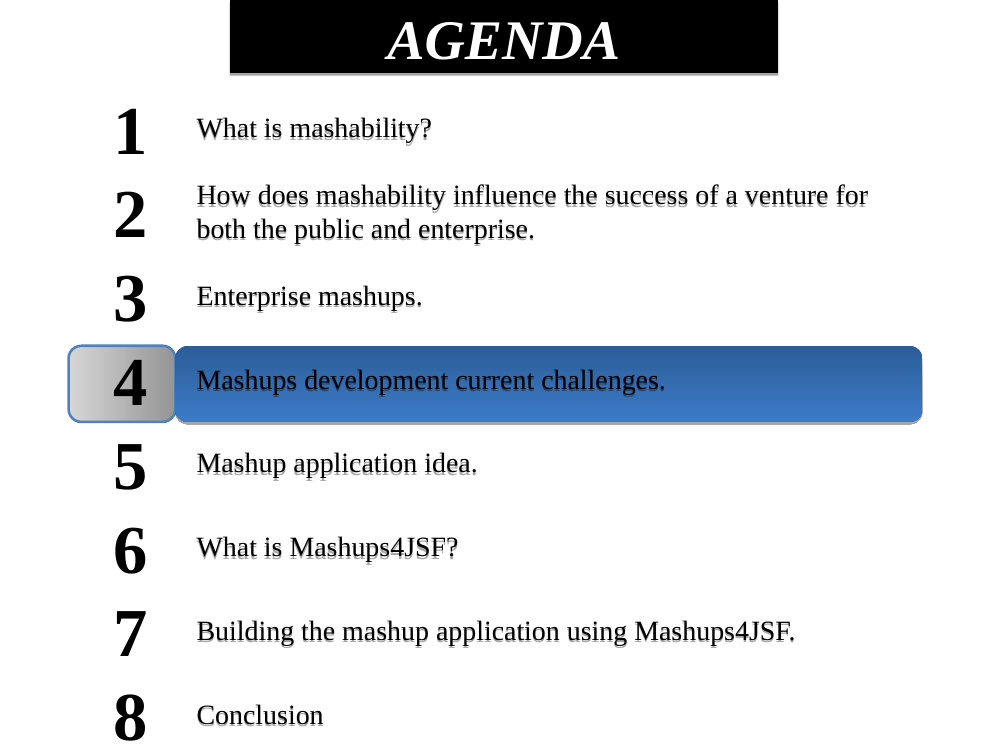
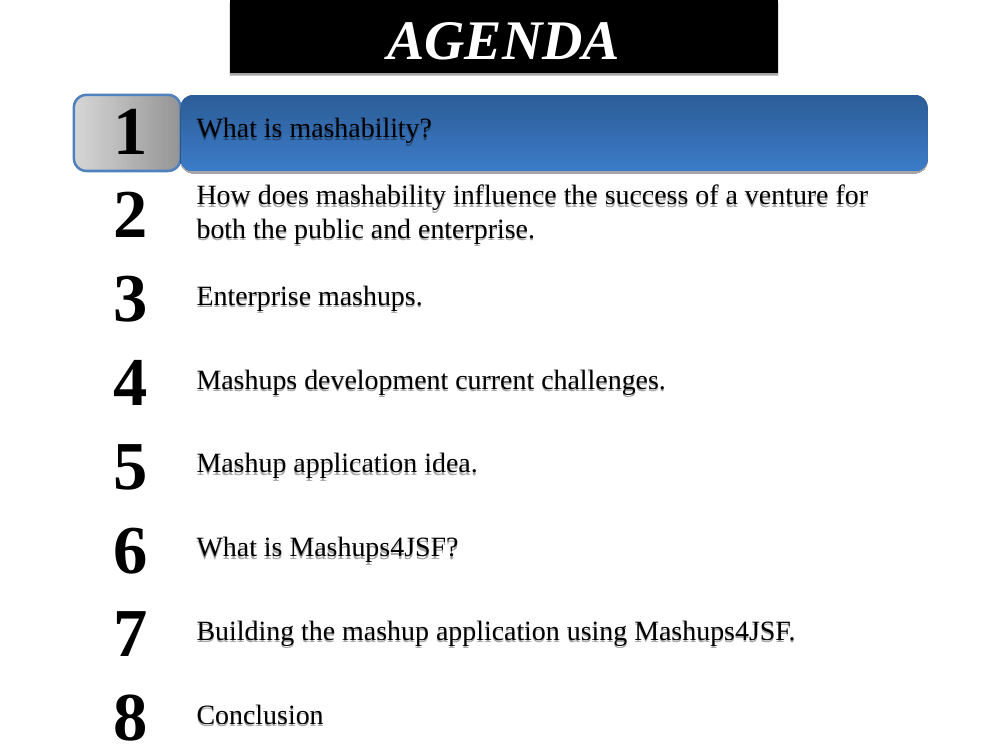
Before and after one commit to demo007/mashups4jsf, a slide deck: slide 7 of overview-architecture/JavaOne-2010/S314070_BURNS_SALEH_MASHUPS.odp (slide 12 before the commit). Drawn at 1008x756 pixels with LibreOffice and Linux fonts; fonts in the diff are those of the drawing. Boxes give left, top, right and bottom in pixels: in the first picture for what was removed or moved away, otherwise in the second. Text is boxed around its words. In the diff, an @@ line names an element or a change of style, - is before the commit and + after.

```diff
--- a/overview-architecture/JavaOne-2010/S314070_BURNS_SALEH_MASHUPS.odp
+++ b/overview-architecture/JavaOne-2010/S314070_BURNS_SALEH_MASHUPS.odp
@@ freeform shape: place and size @@
-freeform shape at <box>69,346,176,422</box>
+freeform shape at <box>74,95,181,171</box>
@@ freeform shape: place and size @@
-freeform shape at <box>176,346,923,422</box>
+freeform shape at <box>180,95,928,171</box>
```
Also in this commit, not shown: 2 other slides changed, 2 slides added.
